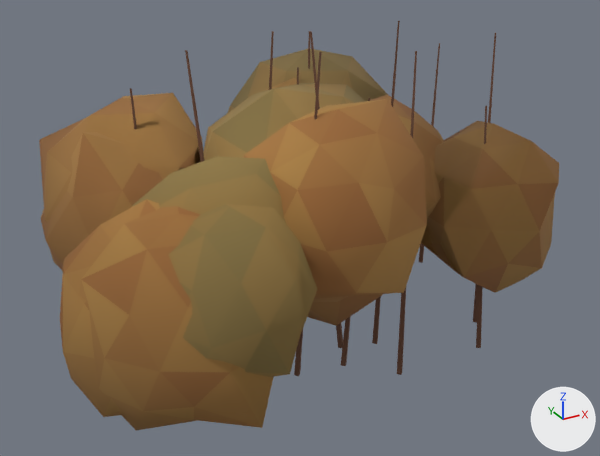
One commit to the Blender file assets/flora/matorral_a.blend: the scene before it, then after it.
One viewpoint serves both versions: a camera (50 mm lens) standing at (-2.27, -3.88, 2.7) and looking at (-0.14, -0.01, 0.77). Arrows for +X, +Y and +Z are at lower right; the lights stay in place. The first picture is the older version.

The first picture shows 'MatorralACopa', 'MatorralAVarillas'.
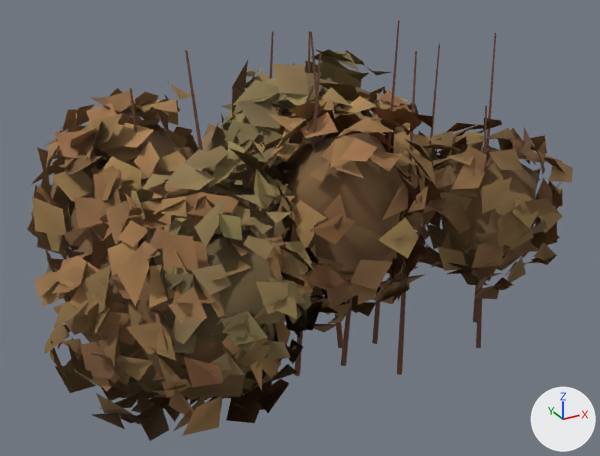
Patch to the scene script:
```diff
--- a/assets/flora/matorral_a.blend.py
+++ b/assets/flora/matorral_a.blend.py
@@ mat_hoja @@
+mat_hoja = bpy.data.materials.new('Hoja')
+mat_hoja.use_nodes = True; mat_hoja.node_tree.nodes.clear()
+_N = mat_hoja.node_tree.nodes; _L = mat_hoja.node_tree.links
+n0 = _N.new('ShaderNodeBsdfPrincipled'); n0.name = 'Principled BSDF'
+n0.inputs[2].default_value = 1.0  # 'Roughness'
+n1 = _N.new('ShaderNodeOutputMaterial'); n1.name = 'Material Output'
+n2 = _N.new('ShaderNodeVertexColor'); n2.name = 'Color Attribute'
+n2.layer_name = 'Col'
+_L.new(n0.outputs[0], n1.inputs[0])  # 'BSDF' to 'Surface'
+_L.new(n2.outputs[0], n0.inputs[0])  # 'Color' to 'Base Color'
@@ me_matorralacopa @@
-me_matorralacopa.from_pydata(...)  # 588 vertices, 1120 faces; spans x -1.65..1.32, y -1.18..1.42, z 0.12..1.64
+me_matorralacopa.from_pydata(...)  # 588 vertices, 1120 faces; spans x -1.52..1.19, y -1.08..1.27, z 0.28..1.45
+# me_matorralacopa part 1: the loose piece of 42 vertices spanning x -0.3..0.88, y 0.13..1.26, z 0.25..1.64 is scaled about its middle by 0.72, then moved by (0.01, 0.0, 0.0)
+# me_matorralacopa part 2: the loose piece of 42 vertices spanning x -0.37..0.48, y 0.02..0.82, z 0.59..1.54 is scaled about its middle by 0.72
+# me_matorralacopa part 3: the loose piece of 42 vertices spanning x -1.43..-0.32, y 0.36..1.42, z 0.24..1.43 is scaled about its middle by 0.72, then moved by (0.0, -0.01, 0.0)
+# me_matorralacopa part 4: the loose piece of 42 vertices spanning x -1.24..-0.42, y -0.65..0.14, z 0.29..1.3 is scaled about its middle by 0.72, then moved by (-0.01, 0.0, -0.01)
+# me_matorralacopa part 5: the loose piece of 42 vertices spanning x -0.59..0.68, y -0.36..0.97, z 0.2..1.59 is scaled about its middle by 0.72, then moved by (-0.01, -0.01, 0.01)
+# me_matorralacopa part 6: the loose piece of 42 vertices spanning x -1.65..-0.72, y -0.86..0.07, z 0.12..1.27 is scaled about its middle by 0.72, then moved by (0.01, 0.0, 0.0)
+# me_matorralacopa part 7: the loose piece of 42 vertices spanning x -0.64..0.31, y -0.91..-0.02, z 0.48..1.59 is scaled about its middle by 0.72, then moved by (0.0, 0.01, 0.0)
+# me_matorralacopa part 8: the loose piece of 42 vertices spanning x 0.43..1.32, y -0.9..-0.03, z 0.36..1.37 is scaled about its middle by 0.72, then moved by (-0.01, 0.0, 0.01)
+# me_matorralacopa part 9: the loose piece of 42 vertices spanning x -1.31..-0.52, y -1.18..-0.42, z 0.45..1.34 is scaled about its middle by 0.72
+# me_matorralacopa part 10: the loose piece of 42 vertices spanning x -0.55..0.39, y -0.62..0.32, z 0.33..1.31 is scaled about its middle by 0.72, then moved by (0.01, -0.01, 0.0)
+# me_matorralacopa part 11: the loose piece of 42 vertices spanning x -1.46..-0.41, y 0.21..1.28, z 0.22..1.35 is scaled about its middle by 0.72, then moved by (0.0, 0.0, -0.01)
+# me_matorralacopa part 12: the loose piece of 42 vertices spanning x -0.03..0.88, y -0.54..0.36, z 0.52..1.5 is scaled about its middle by 0.72, then moved by (0.0, 0.01, 0.0)
+# me_matorralacopa part 13: the loose piece of 42 vertices spanning x -1.3..-0.35, y -0.84..0.15, z 0.39..1.41 is scaled about its middle by 0.72, then moved by (0.01, 0.0, -0.01)
+# me_matorralacopa part 14: the loose piece of 42 vertices spanning x -1.57..-0.58, y -1.15..-0.15, z 0.17..1.28 is scaled about its middle by 0.72, then moved by (0.0, 0.0, 0.01)
+# me_matorralacopa part 15: 1120 faces centred in x -1.62..1.28, y -1.16..1.36, z 0.17..1.58 are repainted in the vertex colours; the middle colour goes from brown #9b7440 to brown #705737
 me_matorralacopa.materials.append(mat_mate)
@@ ob_matorralacopa @@
 ob_matorralacopa.location = (0.0, 0.0, 0.0)
+_m = ob_matorralacopa.modifiers.new('Aligerar', 'DECIMATE')
+_m.ratio = 0.35
@@ ob_matorralahojas @@
+ob_matorralahojas = bpy.data.objects.new('MatorralAHojas', me_matorralahojas_001)  # 7960 vertices, 3980 faces; spans x -1.74..1.39, y -1.22..1.42, z 0.06..1.7
+ob_matorralahojas.location = (0.0, 0.0, 0.0)
```

Where the change shows, as pixel boxes (x1, y1, x2, y2) in the pictures (600 x 456 px; the box of a moved part takes in the faces that stretch with it):
'MatorralACopa', reshaped, recoloured, modifiers changed (9% narrower, 17% shorter): before (39, 48, 559, 431); after (66, 78, 538, 397)
'MatorralAHojas', added (brown): after (27, 49, 573, 441)
part 1 of me_matorralacopa, moved or reshaped (mostly hidden afterwards): before (228, 48, 388, 112); after (324, 78, 333, 82)
part 2 of me_matorralacopa, moved or reshaped (mostly hidden): before (261, 78, 300, 92); after (276, 109, 293, 117)
part 3 of me_matorralacopa, moved or reshaped (mostly hidden afterwards): before (39, 93, 203, 223); after (68, 124, 184, 215)
part 5 of me_matorralacopa, moved or reshaped (mostly hidden afterwards): before (203, 83, 365, 161); after (228, 116, 327, 184)
part 6 of me_matorralacopa, moved or reshaped (mostly hidden afterwards): before (60, 199, 160, 417); after (94, 238, 158, 385)
part 7 of me_matorralacopa, moved or reshaped: before (244, 99, 427, 302); after (270, 132, 404, 274)
part 8 of me_matorralacopa, moved or reshaped: before (421, 121, 559, 293); after (434, 146, 538, 269)
part 9 of me_matorralacopa, moved or reshaped: before (168, 204, 317, 377); after (189, 229, 287, 357)
part 10 of me_matorralacopa, moved or reshaped (mostly hidden afterwards): before (307, 294, 383, 326); after (310, 273, 354, 295)
part 11 of me_matorralacopa, moved or reshaped (mostly hidden afterwards): before (41, 132, 166, 271); after (66, 160, 183, 268)
part 12 of me_matorralacopa, moved or reshaped (mostly hidden afterwards): before (370, 95, 443, 220); after (394, 129, 442, 176)
part 13 of me_matorralacopa, moved or reshaped: before (132, 156, 286, 223); after (191, 182, 256, 230)
part 14 of me_matorralacopa, moved or reshaped: before (80, 206, 273, 431); after (113, 258, 247, 397)
part 15 of me_matorralacopa, recoloured: before (39, 48, 559, 431); after (66, 78, 538, 397)
